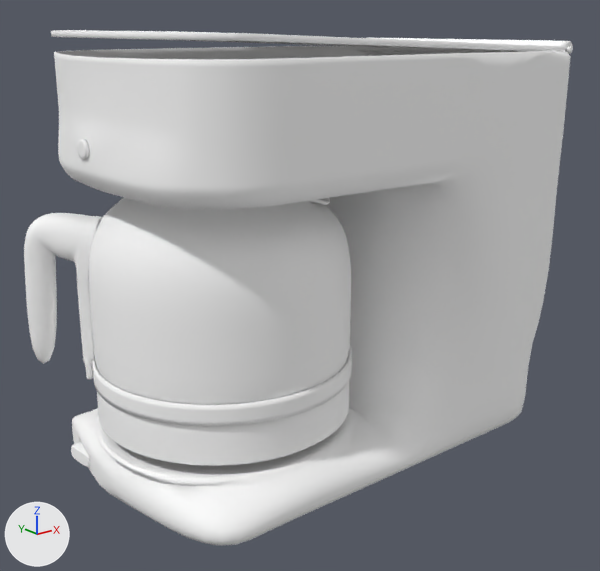
The FBX model Assets/Resources/Models/coffee maker.fbx, before and after one commit.
Before and after are seen from a 50 mm lens placed at (-0.68, -0.803, 0.559), pointed at (-0.054, -0.021, 0.246). Every picture has the same lights, and +X, +Y and +Z are marked at lower left. Where no turn or scale is listed for an object, it has been applied to the vertices.

Names of what the first picture shows: 'Button ', 'Coffee Pot', 'CoffeeMachine', 'Lid '.
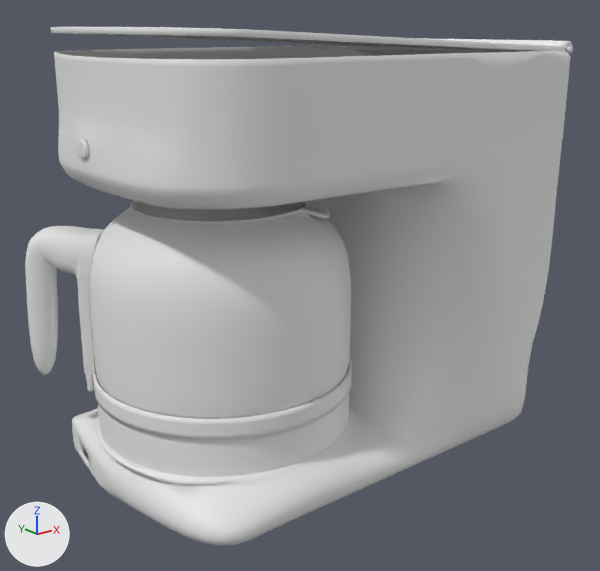
What differs and where, as boxes [x1, y1, x2, y2] in the pictures (600 x 571 px):
'CoffeeMachine', recoloured: [54, 46, 573, 546] in both
'Coffee Pot', recoloured, moved, turned: before [24, 198, 352, 466]; after [25, 200, 352, 477]
'Lid ', recoloured, turned: before [51, 30, 573, 54]; after [51, 27, 573, 54]
'Button ', deleted: before [71, 442, 90, 467]
    faces in mat_black_plastic (white #ffffff): [71, 442, 90, 467]
    faces in mat_material_004 (white #ffffff): [72, 448, 87, 466]

The change, as a list of edits to the scene's bpy script:
```text
Change mat_black_plastic:
    mat_black_plastic.base_color: (1.0, 1.0, 1.0) -> (0.8, 0.8, 0.8)  # white #ffffff -> white #e7e7e7
Change mat_glass:
    mat_glass.base_color: (1.0, 1.0, 1.0) -> (0.8, 0.8, 0.8)  # white #ffffff -> white #e7e7e7
Change ob_lid:
    ob_lid.rotation_euler: (0.0, 0.00819, 0.0) -> (0.0, 0.0123, 0.0)  # degrees (0, 0.5, 0) -> degrees (0, 0.7, 0)
Remove ob_button:
    ob_button = bpy.data.objects.new('Button ', me_cylinder_004)
    ob_button.location = (-0.301, 0.087, 0.054)
Change ob_coffee_pot:
    ob_coffee_pot.location: (-0.158, -0.001, 0.242) -> (-0.158, -0.001, 0.226)
    ob_coffee_pot.rotation_euler: (0.0, 0.0, -2.412) -> (-0.001, 0.00237, -2.412)  # degrees (0, 0, -138) -> degrees (-0.1, 0.1, -138)
```
